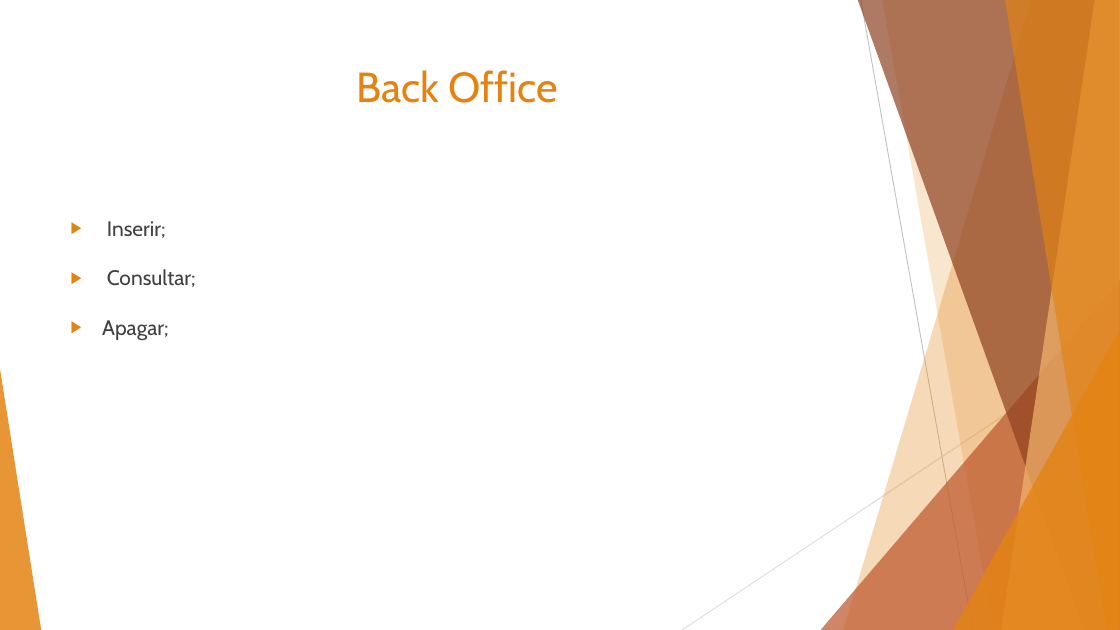
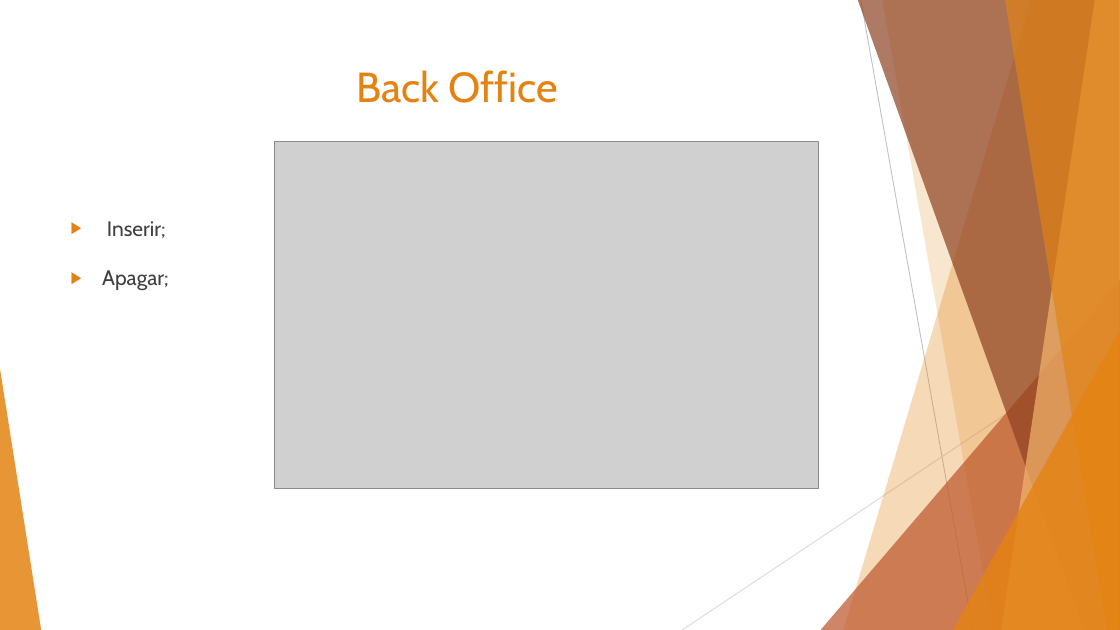
Before and after one commit to diogomneves/Alentejo-Pleasures, a slide deck: slide 10 of Apresentação_AlentejoPleasures.pptx (slide 7 before the commit). Drawn at 1120x630 pixels with LibreOffice and Linux fonts; fonts in the diff are those of the drawing; grey boxes stand for pictures. Boxes give left, top, right and bottom in pixels: in the first picture for what was removed or moved away, otherwise in the second. Text is boxed around its words. In the diff, an @@ line names an element or a change of style, - is before the commit and + after.

```diff
--- a/Apresentação_AlentejoPleasures.pptx
+++ b/Apresentação_AlentejoPleasures.pptx
@@ picture added at (275,142,819,488) @@
@@ text at (107,269,196,287): paragraph removed @@
-▶ Consultar;
```
Also in this commit, not shown: 3 other slides changed, 3 slides added.
